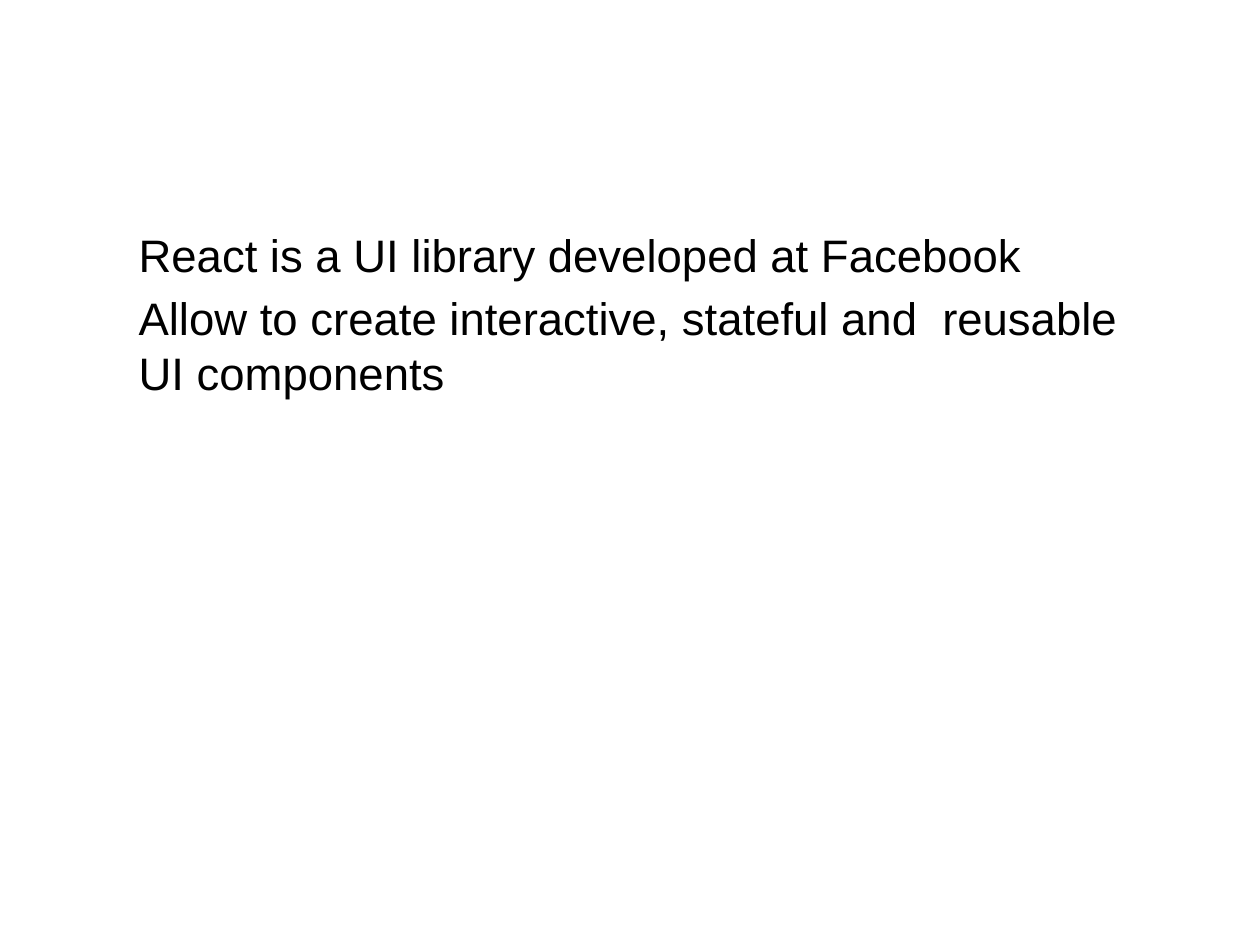
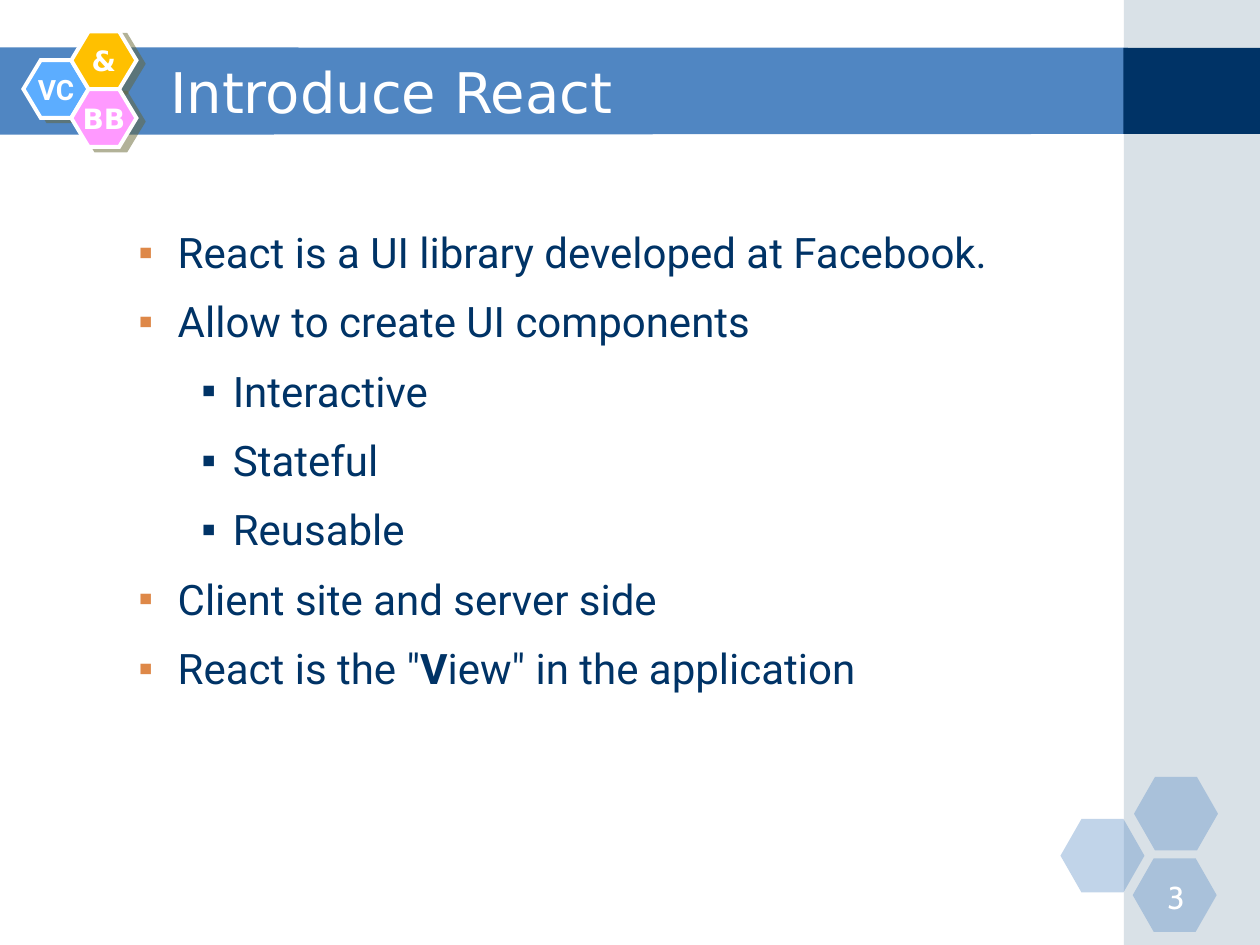
Before and after one commit to nguyenminhtiend/React-Document, a slide deck: slide 3 of React_Slide.pptx. Drawn at 1260x945 pixels with LibreOffice and Linux fonts; fonts in the diff are those of the drawing; background and template pictures are left out. Boxes give left, top, right and bottom in pixels: in the first picture for what was removed or moved away, otherwise in the second. Text is boxed around its words. In the diff, an @@ line names an element or a change of style, - is before the commit and + after.

```diff
--- a/React_Slide.pptx
+++ b/React_Slide.pptx
@@ rectangle added at [1124, 0, 1260, 945], fill #A0B5C4 at 40% opacity @@
@@ freeform shape added at [0, 48, 1128, 135], fill #5086C2 @@
@@ hexagon added at [72, 32, 137, 89], fill #FFC000, outline #FFFFFF 2.25 pt, 16 pt, text #FFFFFF, bold @@
+&
@@ title "Introduce React": place and size @@
-title "Introduce React" at [63, 38, 1197, 135]
+title "Introduce React" at [170, 70, 612, 114]
@@ title "Introduce React" at [170, 70, 612, 114]: size 40 to 32 pt, font Cambria to DejaVu Sans; list level 2 to 1 in "Introduce React" @@
@@ rectangle added at [1124, 48, 1260, 134], fill #003366 @@
@@ hexagon added at [24, 60, 89, 118], fill #5CADFF, outline #FFFFFF 2.25 pt, 16 pt, text #FFFFFF, bold @@
+VC
@@ hexagon added at [72, 89, 137, 147], fill #FF99FF, outline #FFFFFF 2.25 pt, 16 pt, text #FFFFFF, bold @@
+BB
@@ text at [178, 236, 986, 693]: text changed; size 26 to 24 pt; font Arial to Roboto; text colour #000000 to #003366 @@
-  React is a UI library developed at Facebook
-  Allow to create interactive, stateful and reusable UI components
+  ▪ React is a UI library developed at Facebook.
+  ▪ Allow to create UI components
+    ▪ Interactive
+    ▪ Stateful
+    ▪ Reusable
+  ▪ Client site and server side
+  ▪ React is the "View" in the application
@@ hexagon added at [1134, 777, 1218, 850], fill #5086C2 at 35% opacity @@
@@ hexagon added at [1061, 819, 1145, 892], fill #5086C2 at 35% opacity @@
@@ hexagon added at [1133, 858, 1217, 931], fill #5086C2 at 35% opacity @@
@@ page number added at [1167, 887, 1184, 909], 18 pt, text #FFFFFF @@
+3
```
Also in this commit, not shown: 2 other slides changed, 2 slides added, 1 other file.
